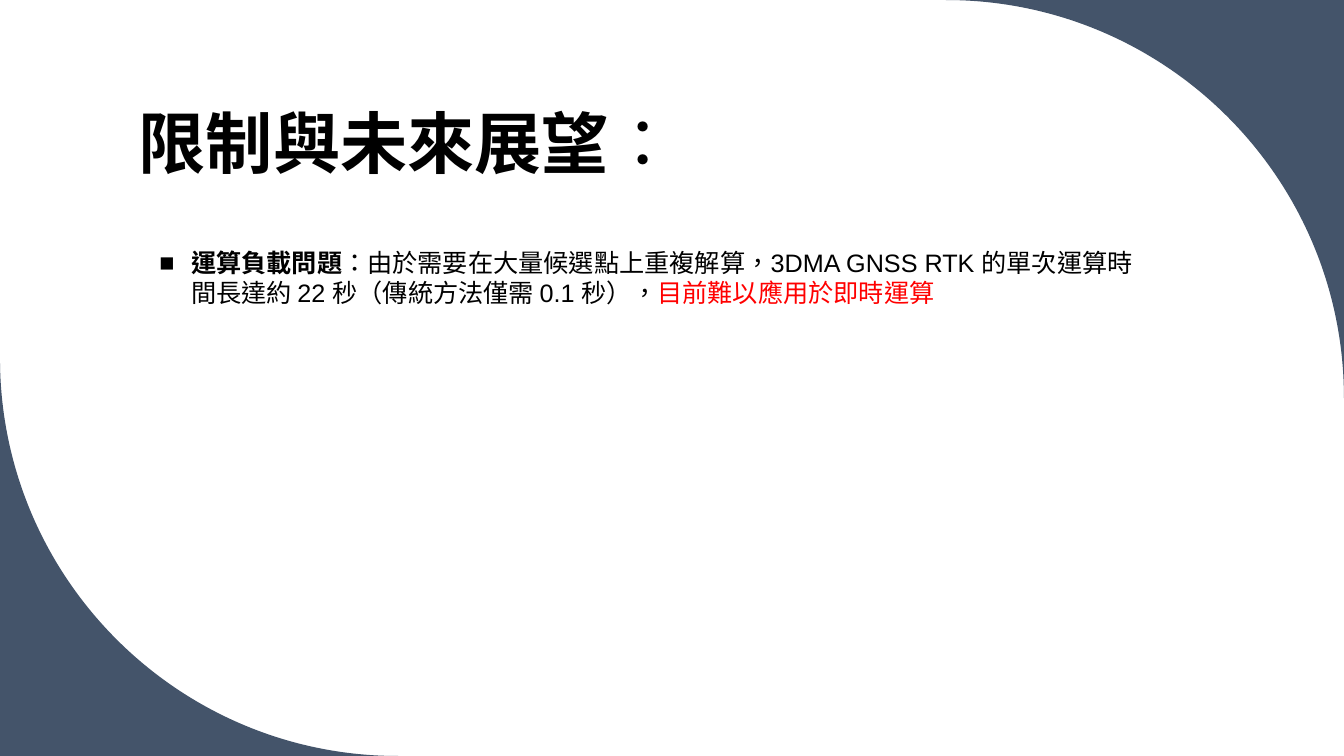
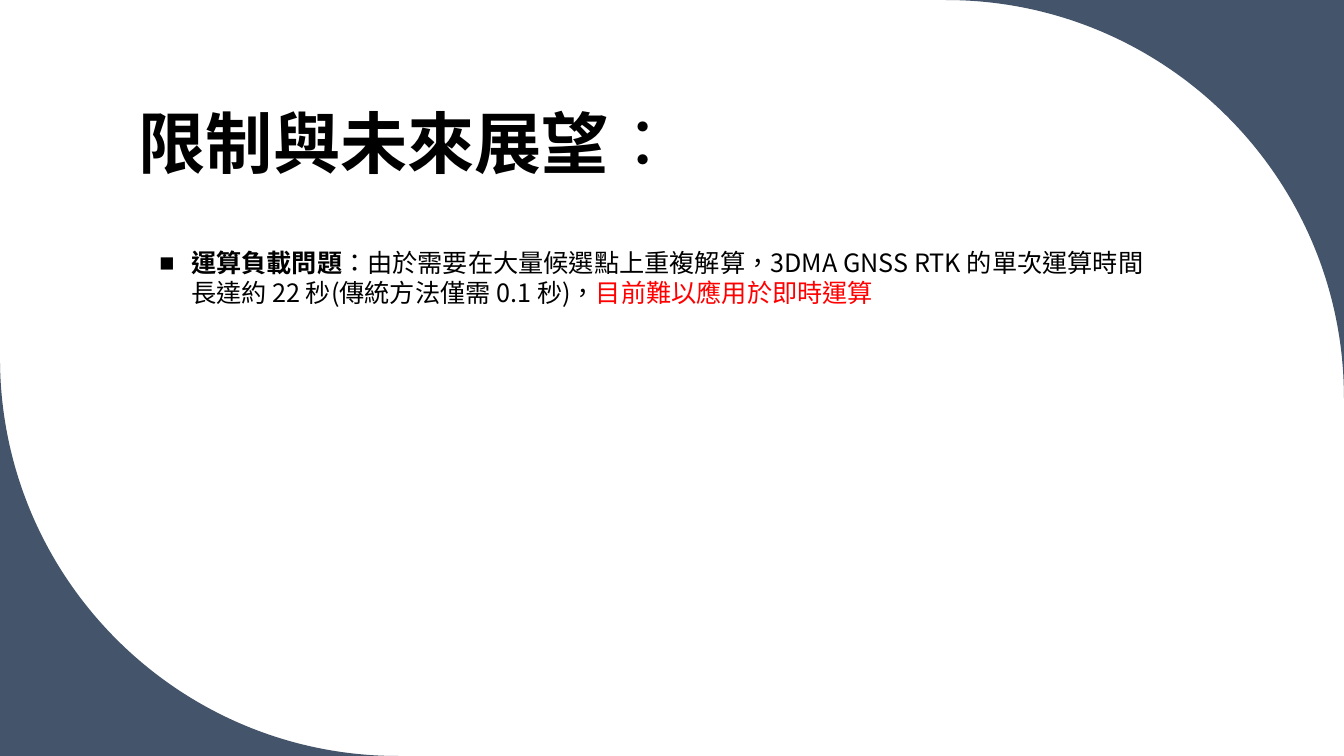
Before and after one commit to cooper35211-max/3D---------GNSS-RTK------------, a slide deck: slide 12 of 3D地圖資料庫輔助GNSSRTK及其在.pptx (slide 11 before the commit). Drawn at 1344x756 pixels with LibreOffice and Linux fonts; fonts in the diff are those of the drawing. Boxes give left, top, right and bottom in pixels: in the first picture for what was removed or moved away, otherwise in the second. Text is boxed around its words. In the diff, an @@ line names an element or a change of style, - is before the commit and + after.

```diff
--- a/3D地圖資料庫輔助GNSSRTK及其在.pptx
+++ b/3D地圖資料庫輔助GNSSRTK及其在.pptx
@@ text at [191,250,1143,307]: text changed; font Arial to Noto Sans CJK SC @@
-■ 運算負載問題：由於需要在大量候選點上重複解算，3DMA GNSS RTK 的單次運算時間長達約 22 秒（傳統方法僅需 0.1 秒），目前難以應用於即時運算
+■ 運算負載問題：由於需要在大量候選點上重複解算，3DMA GNSS RTK 的單次運算時間長達約 22 秒(傳統方法僅需 0.1 秒)，目前難以應用於即時運算
```
Also in this commit, not shown: 5 other slides changed, 2 slides added, 2 other files.
